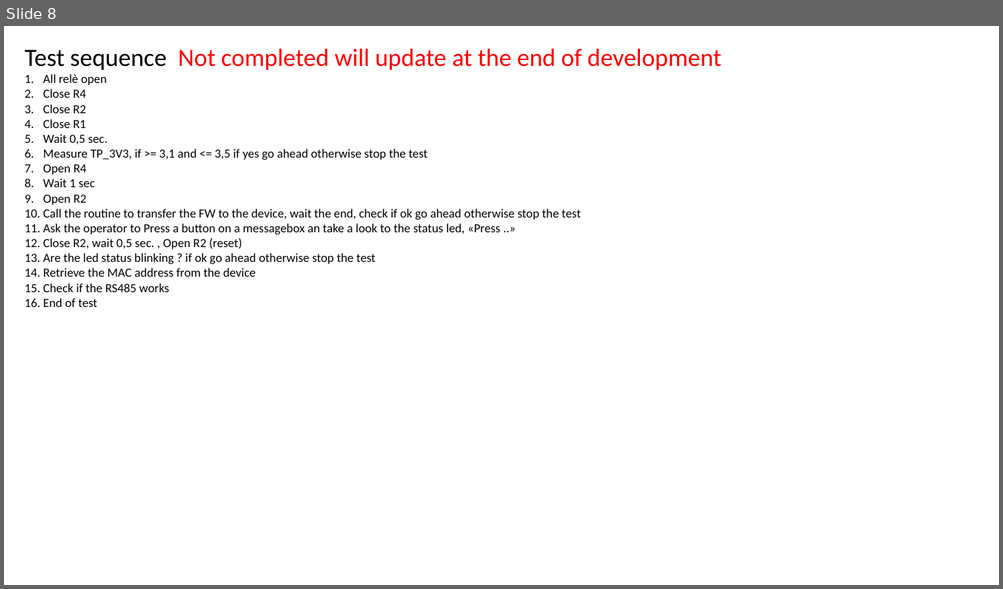
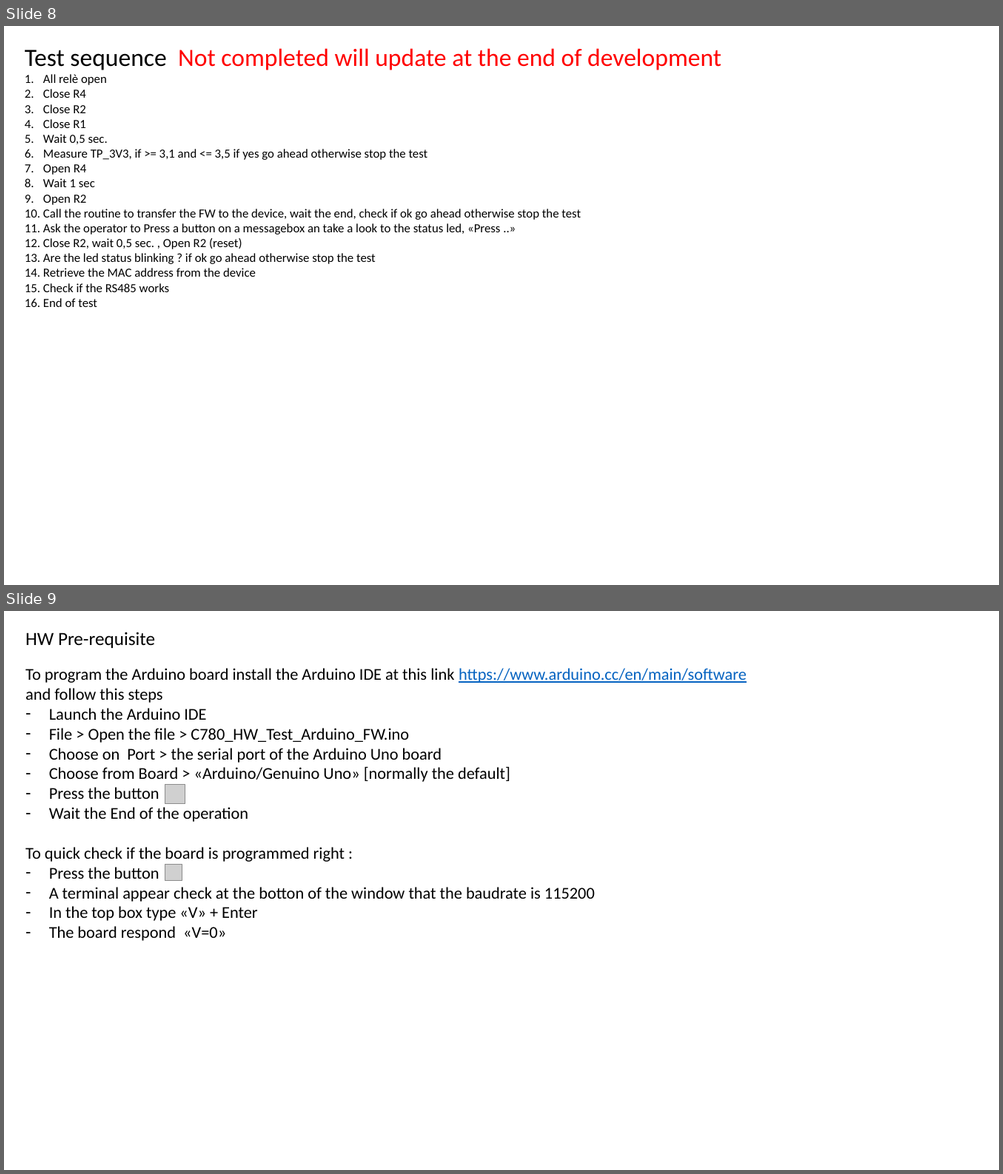
Before and after one commit to accarel/c780_carel_cloud_engine_binary, a slide deck: Utility/USR_Test_HW_Support/Documentation/C780_HW_TEST.pptx. Shown one above the other, each under a label of ours: slide 8 before the commit, slides 8 and 9 after it. The pictures are 1003x589 and 1003x1174 pixels, drawn with LibreOffice and Linux fonts; fonts in the diff are those of the drawing; grey boxes stand for pictures. Boxes give left, top, right and bottom in pixels: in the first picture for what was removed or moved away, otherwise in the second. Text is boxed around its words. In the diff, an @@ line names an element or a change of style, - is before the commit and + after.

```diff
--- a/Utility/USR_Test_HW_Support/Documentation/C780_HW_TEST.pptx
+++ b/Utility/USR_Test_HW_Support/Documentation/C780_HW_TEST.pptx
@@ slide 9 added at [4,611,999,1170], background #FFFFFF @@
@@ text added at [25,632,155,648], 18 pt, text #000000 @@
+HW Pre-requisite
@@ text added at [25,668,746,941], 16 pt, text #000000 @@
+To program the Arduino board install the Arduino IDE at this link https://www.arduino.cc/en/main/software
+and follow this steps
+– Launch the Arduino IDE
+– File > Open the file > C780_HW_Test_Arduino_FW.ino
+– Choose on Port > the serial port of the Arduino Uno board
+– Choose from Board > «Arduino/Genuino Uno» [normally the default]
+– Press the button
+– Wait the End of the operation
+To quick check if the board is programmed right :
+– Press the button
+– A terminal appear check at the botton of the window that the baudrate is 115200
+– In the top box type «V» + Enter
+– The board respond «V=0»
@@ picture added at [165,785,186,804] @@
@@ picture added at [165,865,182,881] @@
```
Also in this commit, not shown: 5 slides changed, 1 other file.
